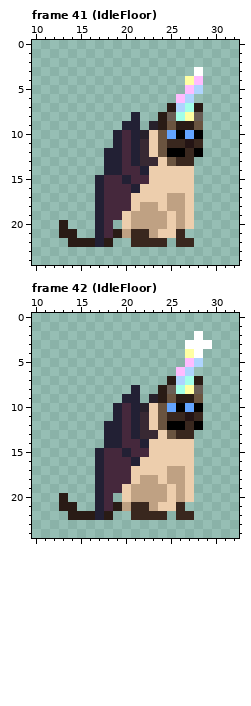
Pixel-art file: assets/images/scratch/kittenbaticorn.aseprite. The picture above was drawn from the file before the commit.
34x36 pixels, 128 frames. Shown: frame 41 (IdleFloor): x 10..32, y 0..24; frame 42 (IdleFloor): x 10..32, y 0..24. The commit also changed other frames, which this record leaves out.
After the commit:
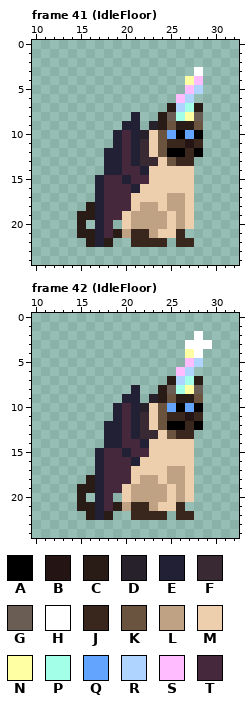
Palette (. is transparent): A #000000  B #241414  C #291b15  D #27212b  E #222034  F #382933  G #695d54  H #ffffff  J #39271e  K #6a5440  L #bfa183  M #edcead  N #ffffa3  P #a3ffe8  Q #63a4ff  R #afd4ff  S #ffbcff  T #45283c
Difference:
{"where": "frame 41 (IdleFloor), layer \"Body\""}
{"frame":41,"y":18,"x":16,"old":".","new":"C"}
{"frame":41,"y":19,"x":15,"old":"..","new":"CC"}
{"frame":41,"y":20,"x":13,"old":"C","new":"."}
{"frame":41,"y":20,"x":15,"old":".","new":"C"}
{"frame":41,"y":21,"x":13,"old":"CC..","new":"..CC"}
{"frame":41,"y":22,"x":14,"old":"CC","new":".."}
{"where": "frame 42 (IdleFloor), layer \"Body\""}
{"frame":42,"y":18,"x":16,"old":".","new":"C"}
{"frame":42,"y":19,"x":15,"old":"..","new":"CC"}
{"frame":42,"y":20,"x":13,"old":"C","new":"."}
{"frame":42,"y":20,"x":15,"old":".","new":"C"}
{"frame":42,"y":21,"x":13,"old":"CC..","new":"..CC"}
{"frame":42,"y":22,"x":14,"old":"CC","new":".."}
{"label":"changed","picture_box":[59,202,95,247]}
{"label":"changed","picture_box":[59,475,95,520]}
